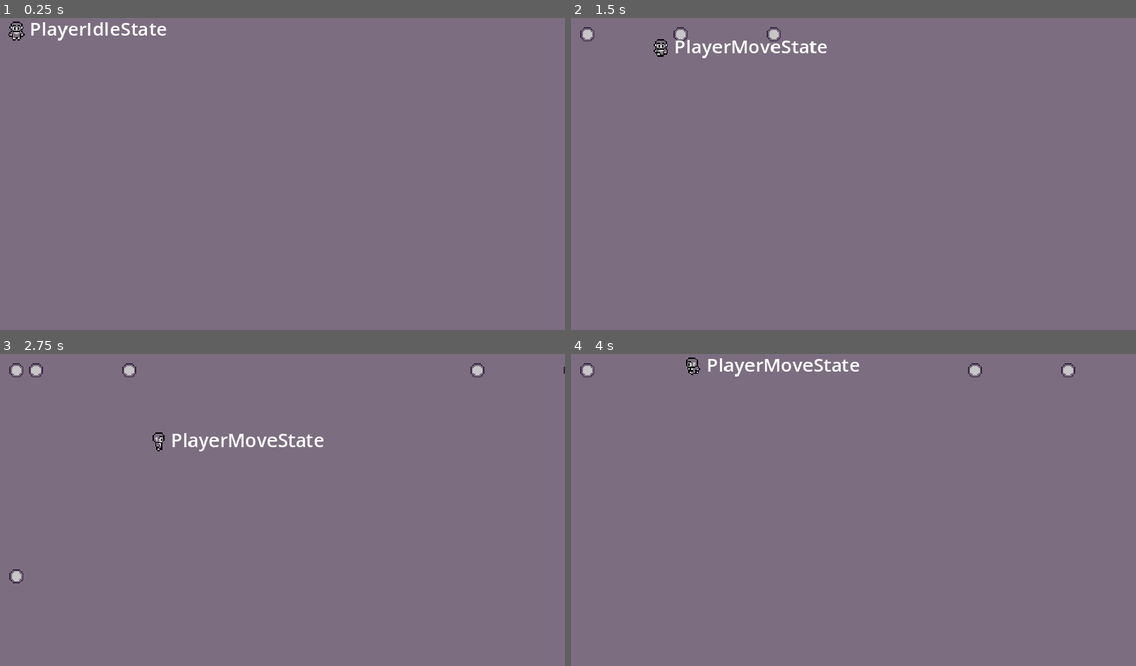
Above: before the commit, frames 1-4 (two rows, left to right).
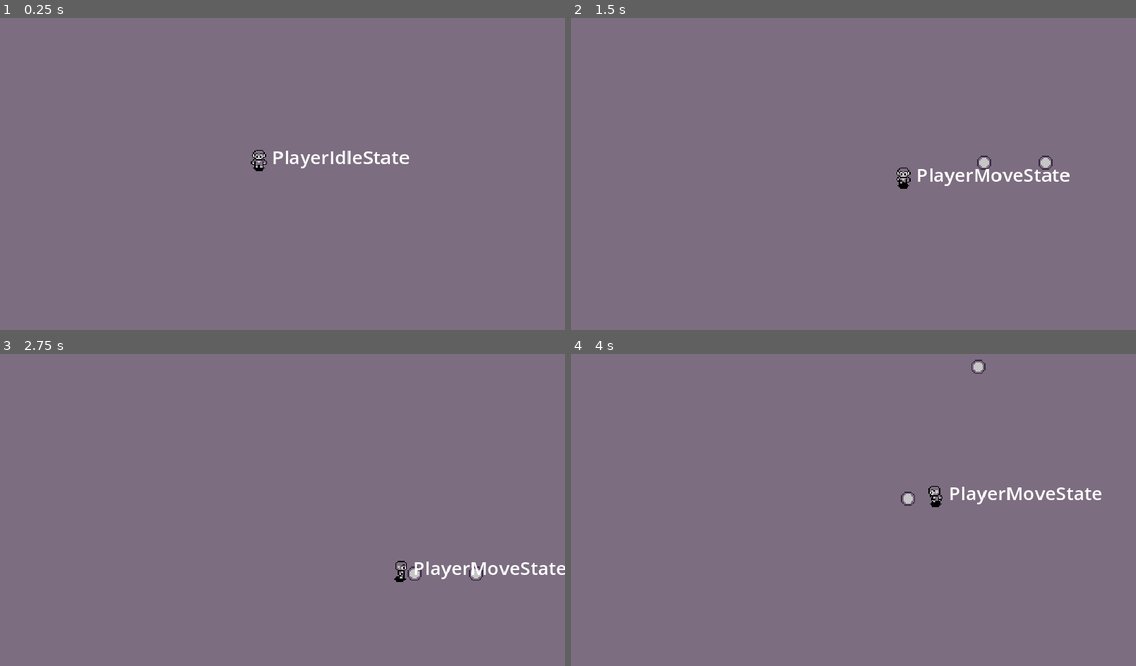
Above: after the commit, the same moments.

Repository: SantiagoBoscan07/Project-Cypher
Game: Godot game, scene res://Scenes/Test/test.tscn
The game is run twice, just before and just after one commit, with the same random seed, the same clock (stepped at 60 frames per second) and the same inputs. The project has no main scene, so this scene is started directly.
Inputs:
- Up to frame 1 (0.25 s): no input
- Up to frame 2 (1.5 s): tap Enter at 0.5 s; hold Right (moveRight) 0.53-1.28 s; hold Space (shoot) 0.53-1.28 s; hold Down (moveDown) from 1.28 s (still down); tap Space (shoot) at 1.35 s
- Up to frame 3 (2.75 s): release Down (moveDown) at 2.03 s; hold Right (moveRight) from 2.03 s (still down); hold Space (shoot) from 2.03 s (still down)
- Up to frame 4 (4 s): release Right (moveRight) at 2.78 s; release Space (shoot) at 2.78 s; hold Up (moveUp) 2.78-3.53 s; tap Space (shoot) at 2.85 s; hold Left (moveLeft) from 3.53 s (still down); hold Space (shoot) from 3.53 s (still down)

The runs differ from the first frame. In frame 1, 1.1% of the frame differs, in the area x 1-73%, y 1-50%; in frame 2, 1.5%; in frame 3, 1.6%, in the area x 1-100%, y 2-74%; in frame 4, 1.4%.

Commit message:
Bug Fixing

Diff:
--- a/project-cypher/Scenes/Player/player.tscn
+++ b/project-cypher/Scenes/Player/player.tscn
@@ -1,14 +1,16 @@
-[gd_scene load_steps=32 format=3 uid="uid://cls6xfv5lmsj6"]
+[gd_scene load_steps=34 format=3 uid="uid://cls6xfv5lmsj6"]
 
 [ext_resource type="Script" path="res://Scripts/Player/player.gd" id="1_205wi"]
 [ext_resource type="Texture2D" uid="uid://di4ox8hmebocu" path="res://Sprites/Player/PlayerPlaceholder.png" id="1_gaql2"]
 [ext_resource type="Script" path="res://Scripts/Player/PlayerIdleState.gd" id="2_6kmfq"]
 [ext_resource type="Script" path="res://Scripts/Misc/FiniteStateMachine.gd" id="2_adtno"]
 [ext_resource type="AnimationLibrary" uid="uid://dg2gx1pln2vh" path="res://Scenes/Player/Animations/IdleAnimations.res" id="2_px1f2"]
+[ext_resource type="Texture2D" uid="uid://2ow6b7oxdc4s" path="res://Sprites/Player/shadow.png" id="3_gm63e"]
 [ext_resource type="AnimationLibrary" uid="uid://bce40qro0huc1" path="res://Scenes/Player/Animations/WalkingAnimations.res" id="3_qha88"]
 [ext_resource type="Script" path="res://Scripts/Player/PlayerMoveState.gd" id="4_s3erd"]
 [ext_resource type="Script" path="res://Scripts/Debug/StateLabel.gd" id="5_jd4lw"]
 [ext_resource type="Script" path="res://Scripts/Player/Shoot.gd" id="8_4eq7g"]
+[ext_resource type="Script" path="res://Scripts/Player/PositionClamp.gd" id="9_86i7t"]
 
 [sub_resource type="AnimationNodeAnimation" id="AnimationNodeAnimation_tr412"]
 animation = &"IdleAnimations/idleDown"
@@ -126,7 +128,11 @@
 texture = ExtResource("1_gaql2")
 hframes = 4
 vframes = 8
-frame = 8
+
+[node name="Shadow" type="Sprite2D" parent="Body"]
+z_index = -2
+position = Vector2(14, 14)
+texture = ExtResource("3_gm63e")
 
 [node name="AnimationPlayer" type="AnimationPlayer" parent="Body"]
 libraries = {
@@ -171,6 +177,10 @@
 player = NodePath("../..")
 shootingTimer = NodePath("../../Timer/ShootingTimer")
 
+[node name="PositionClamp" type="Node" parent="Components" node_paths=PackedStringArray("body")]
+script = ExtResource("9_86i7t")
+body = NodePath("../..")
+
 [node name="Timer" type="Node2D" parent="."]
 
 [node name="ShootingTimer" type="Timer" parent="Timer"]
--- a/project-cypher/Scenes/Test/test.tscn
+++ b/project-cypher/Scenes/Test/test.tscn
@@ -5,3 +5,4 @@
 [node name="Test" type="Node2D"]
 
 [node name="Player" parent="." instance=ExtResource("1_bn2ie")]
+position = Vector2(206, 109)
--- /dev/null
+++ b/project-cypher/Scripts/Player/PositionClamp.gd
@@ -0,0 +1,15 @@
+extends Node
+class_name PositionClamp
+
+@export var body: CharacterBody2D
+@export var margin = 32
+
+var left_border = 0
+var right_border = 448
+var bottom_border = 238
+var top_border = 0
+
+func _process(delta):
+	if body:
+		body.global_position.x = clamp(body.global_position.x, left_border + margin, right_border - margin)
+		body.global_position.y = clamp(body.global_position.y, top_border + margin, bottom_border - margin)
--- a/project-cypher/Scripts/Player/Shoot.gd
+++ b/project-cypher/Scripts/Player/Shoot.gd
@@ -17,8 +17,11 @@
 func shoot():
 	shootingTimer.start()
 	projectile = projectilePreload.instantiate()
-	projectile.position = shootingPosition.position
+	projectile.position = shootingPosition.global_position
+	if player.lastDirectionFacing == Vector2.ZERO:
+		player.lastDirectionFacing = Vector2.DOWN
 	projectile.direction = player.lastDirectionFacing
+	print(player.lastDirectionFacing)
 	projectile.z_index = player.z_index - 1
 	get_tree().current_scene.add_child(projectile)
 	canShoot = false
Binary file added: project-cypher/Sprites/Player/shadow.png
Not shown, added: project-cypher/Sprites/Player/shadow.png.import
